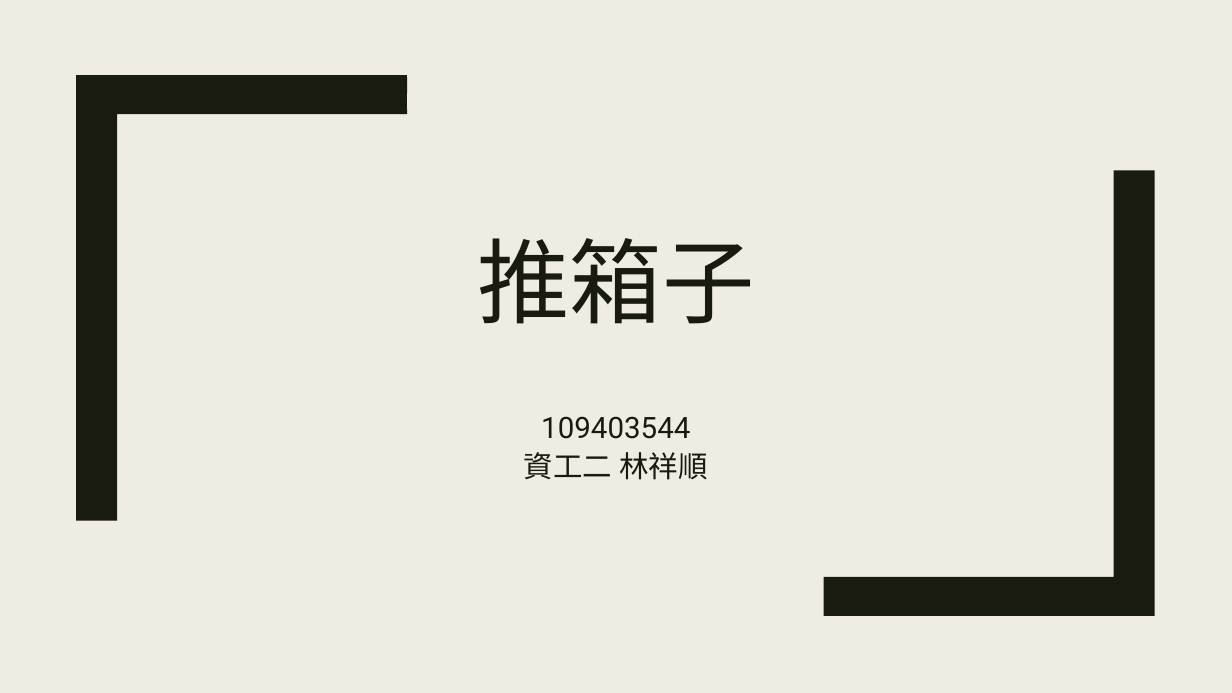
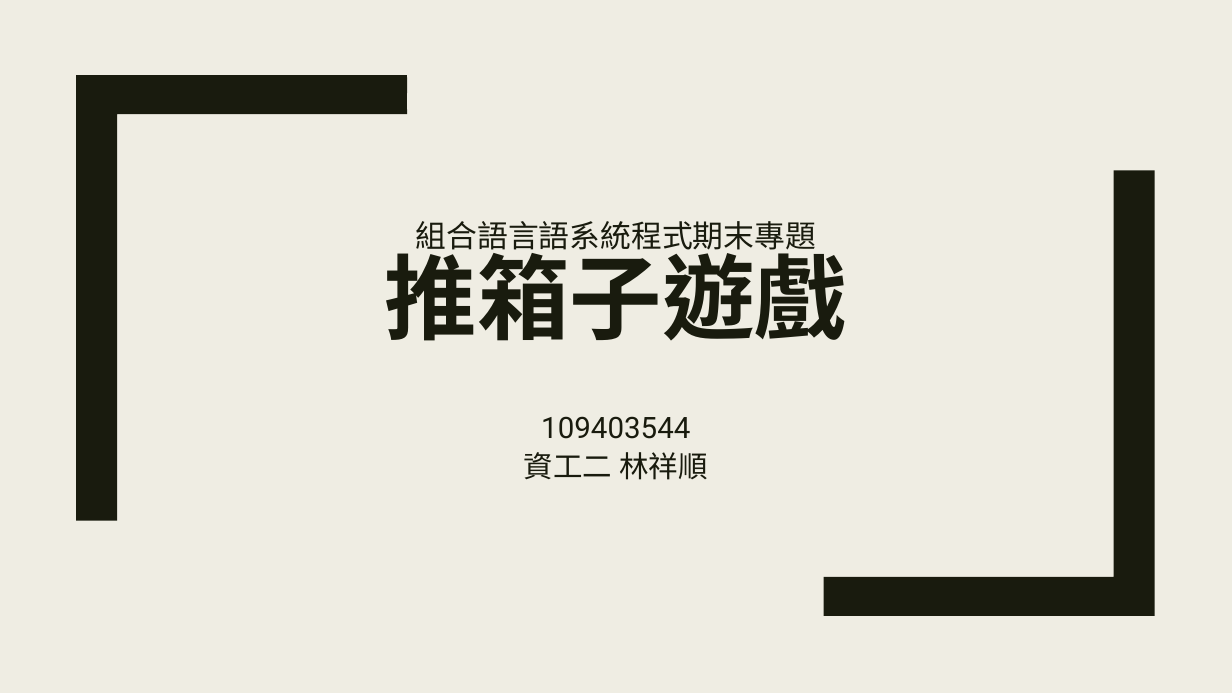
Before and after one commit to lin157644/ncu-asm-final-project, a slide deck: slide 1 of group19.pptx. Drawn at 1232x693 pixels with LibreOffice and Linux fonts; fonts in the diff are those of the drawing. Boxes give left, top, right and bottom in pixels: in the first picture for what was removed or moved away, otherwise in the second. Text is boxed around its words. In the diff, an @@ line names an element or a change of style, - is before the commit and + after.

```diff
--- a/group19.pptx
+++ b/group19.pptx
@@ title at [385, 221, 847, 341]: text changed; size 72 to 24 pt; font Roboto to Noto Sans CJK SC @@
-推箱子
+組合語言語系統程式期末專題
+推箱子遊戲
```
Also in this commit, not shown: 2 other slides changed, 2 slides added, 2 slides removed, 7 other files.
